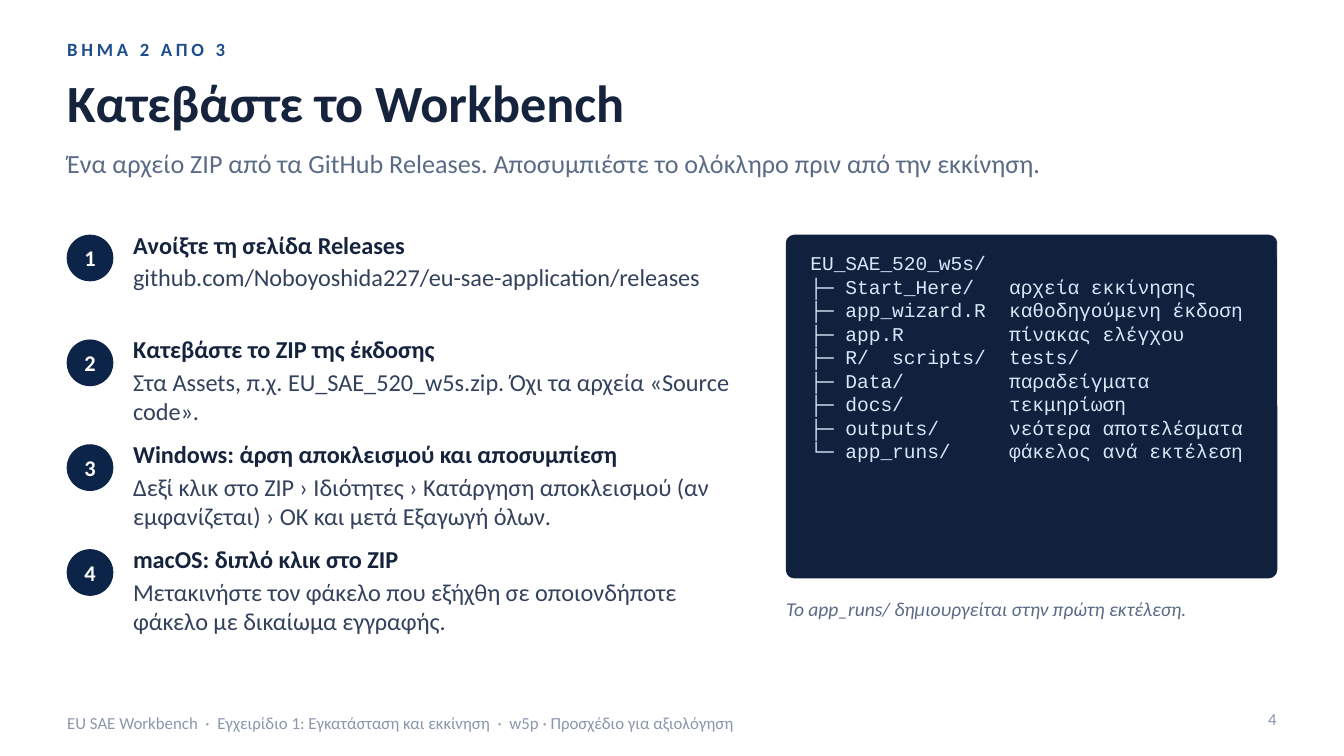
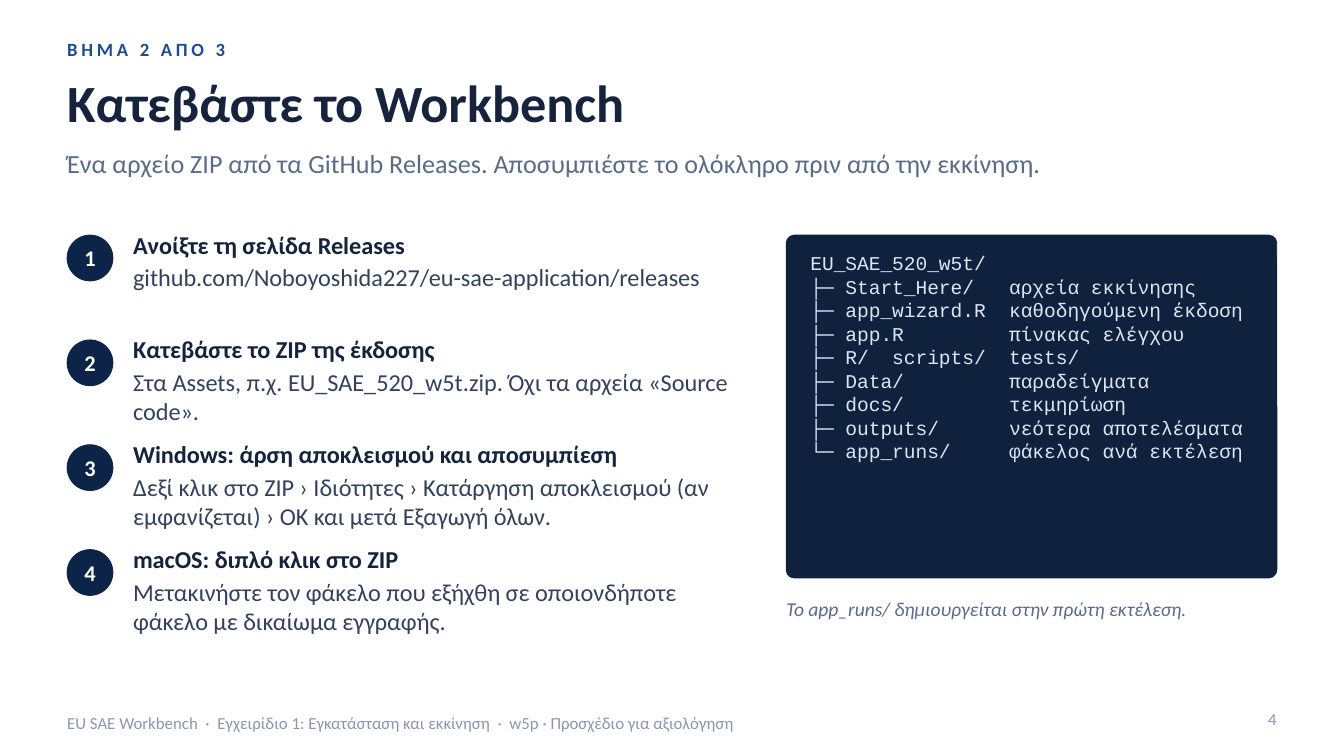
Before and after one commit to Noboyoshida227/eu-sae-application, a slide deck: slide 4 of docs/instructions/Greek/EU_SAE_Workbench_Guide_1_Install_and_Start_GR.pptx. Drawn at 1344x756 pixels with LibreOffice and Linux fonts; fonts in the diff are those of the drawing. Boxes give left, top, right and bottom in pixels: in the first picture for what was removed or moved away, otherwise in the second. Text is boxed around its words. In the diff, an @@ line names an element or a change of style, - is before the commit and + after.

```diff
--- a/docs/instructions/Greek/EU_SAE_Workbench_Guide_1_Install_and_Start_GR.pptx
+++ b/docs/instructions/Greek/EU_SAE_Workbench_Guide_1_Install_and_Start_GR.pptx
@@ text at (810, 257, 985, 272): text changed @@
-EU_SAE_520_w5s/
+EU_SAE_520_w5t/
@@ text at (133, 374, 727, 420): text changed @@
-Στα Assets, π.χ. EU_SAE_520_w5s.zip. Όχι τα αρχεία «Source code».
+Στα Assets, π.χ. EU_SAE_520_w5t.zip. Όχι τα αρχεία «Source code».
```
Also in this commit, not shown: 39 other files.
